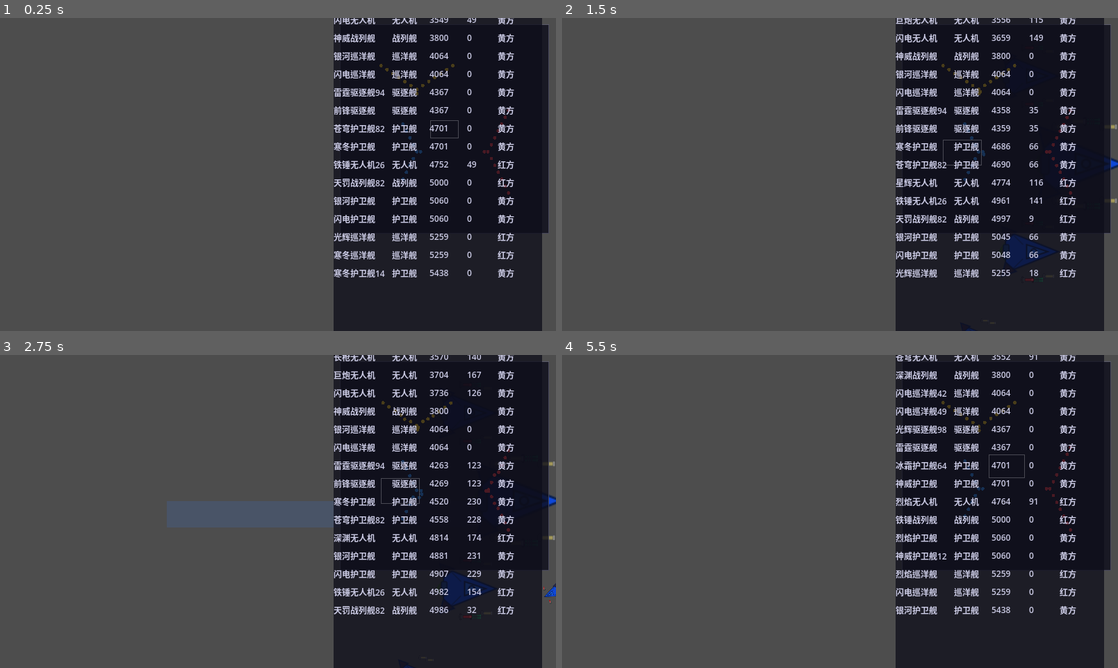
Above: before the commit, frames 1-4 (two rows, left to right).
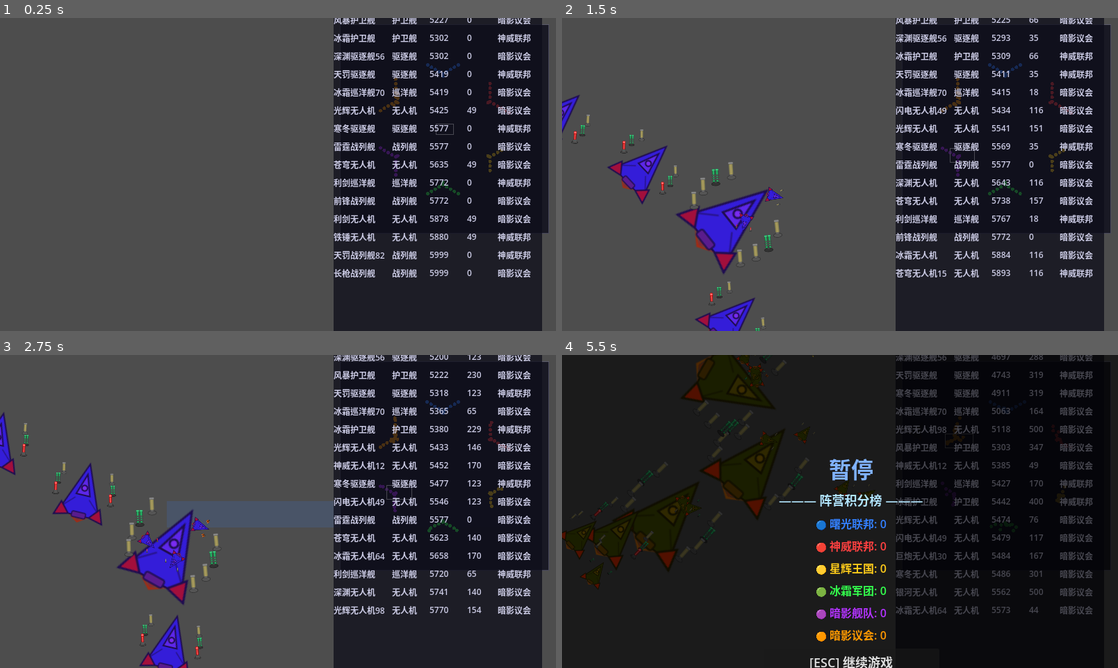
Above: after the commit, the same moments.

Repository: ZhanXuzhao/SpaceRTS
Game: Godot game, scene res://scenes/main.tscn
Same seed, same stepped clock (60 frames per second), same inputs: the game is played once before the commit and once after it.
Inputs (mouse positions are in pixels of both pictures, inside the frame that each line leads up to):
- Up to frame 1 (0.25 s): no input
- Up to frame 2 (1.5 s): click (1001, 21) at 0.52 s; tap Enter at 1.25 s; move the mouse to (962, 158) at 1.27 s; hold W from 1.28 s (still down); tap R at 1.35 s; click (962, 158) at 1.42 s
- Up to frame 3 (2.75 s): release W at 2 s; drag from (166, 527) to (517, 502) at 2.02 s
- Up to frame 4 (5.5 s): move the mouse to (895, 442) at 2.77 s; hold W 2.78-3.5 s; tap H at 2.85 s; click (895, 442) at 2.92 s; drag from (812, 574) to (956, 473) at 3.52 s; move the mouse to (1006, 558) at 4.27 s; hold A 4.28-5 s; tap G at 4.35 s; click (1006, 558) at 4.42 s; tap Escape at 4.9 s; click (840, 561) at 5 s, where only the run before the commit has a clickable "[R] 重新开始"

The runs differ from the first frame. In frame 1, 5.4% of the frame differs, in the area x 60-96%, y 0-84%; in frame 2, 10%; in frame 3, 11%; in frame 4, 78%, in the area x 0-100%, y 0-100%.

Commit message:
Team 改用字符串，阵营数量不限；阵营名随机生成，颜色循环分配

Diff:
--- a/game_config.gd
+++ b/game_config.gd
@@ -93,4 +93,9 @@
 # ===== 阵营配置 =====
 ## 二维数组：[[随机船, 护卫舰, 驱逐舰, 巡洋舰, 战列舰], ...]
 ## a.length = 阵营数量，a[0] = 玩家阵营，其余为AI阵营
-static var faction_config: Array = [[0, 4, 2, 2, 1], [0, 8, 2, 2, 1], [0, 8, 2, 2, 1]]
+static var faction_0 = [10, 0, 0, 0, 0]
+static var faction_1 = [0, 2, 2, 2, 1]
+static var faction_2 = [0, 2, 4, 2, 1]
+static var faction_3 = [0, 2, 2, 4, 1]
+static var faction_4 = [0, 2, 2, 2, 4]
+static var faction_config: Array = [[0, 4, 2, 2, 1],faction_0, faction_1, faction_2, faction_3, faction_4]
--- a/scripts/ai_controller.gd
+++ b/scripts/ai_controller.gd
@@ -8,13 +8,13 @@
 enum TargetPref { SMALL_FIRST, BIG_FIRST, THREAT_FOCUS }
 
 var all_units: Array[Unit] = []
-var _my_team: Unit.Team
+var _my_team: String = ""
 var _target_pref: TargetPref = TargetPref.SMALL_FIRST
 var _decision_timer: float = 0.0
 const DECISION_INTERVAL: float = 1.0
 
 
-func init(units: Array[Unit], team: Unit.Team, pref: TargetPref) -> void:
+func init(units: Array[Unit], team: String, pref: TargetPref) -> void:
 	all_units = units
 	_my_team = team
 	_target_pref = pref
@@ -50,8 +50,8 @@
 # ----- 战场评估 -----
 
 ## 根据策略选择目标阵营
-func _evaluate_battlefield() -> Unit.Team:
-	var score: Dictionary = {}  # Team → score
+func _evaluate_battlefield() -> String:
+	var score: Dictionary = {}  # team_name → score
 
 	for unit in all_units:
 		if not is_instance_valid(unit) or unit.hull <= 0:
@@ -68,7 +68,7 @@
 			var total = score.get(unit.team, 0.0)
 			score[unit.team] = total + unit.shield + unit.hull
 
-	var best_team := Unit.Team.RED
+	var best_team := ""
 	var best_score := -INF
 	for team in score:
 		if score[team] > best_score:
@@ -103,7 +103,7 @@
 
 
 ## 从指定阵营中按船型优先级选择目标，若无目标则尝试其他敌方阵营
-func _select_target(unit, focus_team: Unit.Team) -> void:
+func _select_target(unit, focus_team: String) -> void:
 	var has_offensive = _get_approach_range(unit) > 0
 	if not has_offensive:
 		if not unit._is_orbit or not is_instance_valid(unit._orbit_target_unit):
@@ -117,10 +117,13 @@
 		unit.attack_target(enemy)
 		return
 
-	# focus_team 全灭 → 攻击剩余敌方阵营
-	for team in [Unit.Team.BLUE, Unit.Team.RED, Unit.Team.YELLOW, Unit.Team.GREEN]:
-		if team == _my_team or team == focus_team:
-			continue
+	# focus_team 全灭 → 从 all_units 收集剩余敌方阵营
+	var enemy_teams: Array = []
+	for u in all_units:
+		if is_instance_valid(u) and u.hull > 0 and u.team != _my_team and u.team != focus_team:
+			if not enemy_teams.has(u.team):
+				enemy_teams.append(u.team)
+	for team in enemy_teams:
 		enemy = _find_best_target(unit, team)
 		if enemy != null:
 			unit.attack_target(enemy)
@@ -128,7 +131,7 @@
 
 
 ## 在指定阵营中按策略选择最佳目标
-func _find_best_target(unit, target_team: Unit.Team) -> Unit:
+func _find_best_target(unit, target_team: String) -> Unit:
 	var best: Unit = null
 	var best_val := -INF if _target_pref == TargetPref.THREAT_FOCUS else INF
 
--- a/scripts/hud.gd
+++ b/scripts/hud.gd
@@ -171,13 +171,12 @@
 		_hide_all(); _speed_indicator.visible = true; return
 
 	# ---- 左下信息面板（VBoxContainer 自动布局）----
-	var team_str = "蓝队" if unit.team == Unit.Team.BLUE else ("红队" if unit.team == Unit.Team.RED else ("黄队" if unit.team == Unit.Team.YELLOW else "绿队"))
 	var cnames := ["无人机", "护卫舰", "驱逐舰", "巡洋舰", "战列舰"]
 	var cls = cnames[Unit._ship_class_tier(unit.class_type)]
 
 	_make_visible()
 
-	_ship_class_label.text = team_str + " " + cls
+	_ship_class_label.text = unit.team + " " + cls
 	var max_speed = int(unit.speed * unit._speed_mult)
 	var raw_speed = unit.velocity.length()
 	_displayed_speed = lerp(_displayed_speed, raw_speed, 0.25)
@@ -492,7 +491,7 @@
 	for unit in main._units:
 		if not is_instance_valid(unit) or unit.hull <= 0:
 			continue
-		if unit.team == Unit.Team.BLUE:
+		if unit.team == main._player_team_name:
 			continue  # 只显示敌方
 		enemies.append(unit)
 
@@ -510,7 +509,7 @@
 	var ref_tier := -1
 	# 1. 从选中单位中找最大船
 	for u in main._selected_units:
-		if not is_instance_valid(u) or u.hull <= 0 or u.team != Unit.Team.BLUE:
+		if not is_instance_valid(u) or u.hull <= 0 or u.team != main._player_team_name:
 			continue
 		var t = Unit._ship_class_tier(u.class_type)
 		if t > ref_tier:
@@ -519,7 +518,7 @@
 	# 2. 如果无选中，从所有友军找
 	if ref_unit == null:
 		for u in main._units:
-			if not is_instance_valid(u) or u.hull <= 0 or u.team != Unit.Team.BLUE:
+			if not is_instance_valid(u) or u.hull <= 0 or u.team != main._player_team_name:
 				continue
 			var t = Unit._ship_class_tier(u.class_type)
 			if t > ref_tier:
@@ -540,7 +539,7 @@
 		else:
 			dist_str = "-"
 		var spd = int(unit.velocity.length())
-		var faction = "红方" if unit.team == Unit.Team.RED else ("黄方" if unit.team == Unit.Team.YELLOW else ("绿方" if unit.team == Unit.Team.GREEN else "蓝方"))
+		var faction = unit.team
 		var type_name = unit.class_name_cn if unit.class_name_cn != "" else Unit.get_class_name_cn(unit.class_type)
 
 		# 可点击行（Button 方便捕获点击，flat 无按钮样式）
--- a/scripts/main.gd
+++ b/scripts/main.gd
@@ -65,32 +65,38 @@
 var _overlay: CanvasLayer
 
 
-# ----- 阵营属性查找表 -----
-const _TEAM_COLORS := {
-	Unit.Team.BLUE: Color(0.2, 0.5, 1.0),
-	Unit.Team.RED: Color(1.0, 0.25, 0.25),
-	Unit.Team.YELLOW: Color(1.0, 0.8, 0.1),
-	Unit.Team.GREEN: Color(0.2, 1.0, 0.3),
-}
-const _TEAM_DIRECTIONS := {
-	Unit.Team.BLUE: Vector2.RIGHT,
-	Unit.Team.RED: Vector2.LEFT,
-	Unit.Team.YELLOW: Vector2.DOWN,
-	Unit.Team.GREEN: Vector2.DOWN,
-}
-## 每个阵营的初始位置（与阵营枚举索引对应）
-const _SPAWN_POSITIONS := {
-	Unit.Team.BLUE: Vector2(1000, 800),
-	Unit.Team.RED: Vector2(6000, 800),
-	Unit.Team.YELLOW: Vector2(1000, -3000),
-	Unit.Team.GREEN: Vector2(6000, -3000),
-}
-const _TEAM_NAMES := {
-	Unit.Team.BLUE: "蓝队",
-	Unit.Team.RED: "红队",
-	Unit.Team.YELLOW: "黄队",
-	Unit.Team.GREEN: "绿队",
-}
+# ----- 阵营属性 -----
+## 颜色调色板（按索引循环分配）
+const _TEAM_COLOR_PALETTE := [
+	Color(0.2, 0.5, 1.0),    # 蓝
+	Color(1.0, 0.25, 0.25),  # 红
+	Color(1.0, 0.8, 0.1),    # 黄
+	Color(0.2, 1.0, 0.3),    # 绿
+	Color(0.7, 0.2, 1.0),    # 紫
+	Color(1.0, 0.6, 0.0),    # 橙
+	Color(0.0, 1.0, 1.0),    # 青
+	Color(1.0, 1.0, 1.0),    # 白
+	Color(1.0, 0.4, 0.7),    # 粉
+	Color(0.4, 1.0, 0.2),    # 柠
+]
+## 阵营名随机生成词库
+const _FACTION_NAME_PREFIX := ["星辉","暗影","极光","深渊","苍穹","烈焰","冰霜","雷霆","风暴","铁血","神威","天罚","银河","曙光","永恒","混沌","星云","猩红"]
+const _FACTION_NAME_SUFFIX := ["军团","舰队","联盟","帝国","联邦","集团","议会","王国","战盟"]
+
+## 正多边形布局参数：中心点、边长
+const _POLYGON_CENTER := Vector2(3500, -600)
+const _SIDE_LENGTH := 6000.0
+
+## 随机生成阵营名称
+static func _generate_faction_name() -> String:
+	return _FACTION_NAME_PREFIX[randi() % _FACTION_NAME_PREFIX.size()] \
+		+ _FACTION_NAME_SUFFIX[randi() % _FACTION_NAME_SUFFIX.size()]
+
+## 当前局生成的阵营数据（索引=阵营序号）
+var faction_team_names: Array[String] = []
+var faction_team_colors: Array[Color] = []
+## 玩家阵营名（faction_team_names[0] 的快捷引用）
+var _player_team_name: String = ""
 
 
 func _ready() -> void:
@@ -207,7 +213,7 @@
 
 
 func _check_game_over() -> void:
-	var alive: Dictionary = {}  # Team → count
+	var alive: Dictionary = {}  # team_name → count
 	for unit in _units:
 		if not is_instance_valid(unit) or unit.hull <= 0:
 			continue
@@ -217,8 +223,7 @@
 	if alive.keys().size() <= 1:
 		_game_over = true
 		if alive.size() == 1:
-			var surviving_team = alive.keys()[0]
-			_winner = _team_to_name(surviving_team)
+			_winner = alive.keys()[0] as String
 		else:
 			_winner = "无"
 		_overlay.show(); _overlay.build_menu()
@@ -323,7 +328,7 @@
 				for unit in _units:
 					if not is_instance_valid(unit):
 						continue
-					if unit.team == Unit.Team.BLUE and unit.hull > 0:
+					if unit.team == _player_team_name and unit.hull > 0:
 						unit.is_selected = true
 						_selected_units.append(unit)
 				_attack_cursor_mode = false
@@ -508,7 +513,7 @@
 		# 减速：查找目标（任何非蓝方单位）
 		var target: Unit = null
 		for unit in _units:
-			if not is_instance_valid(unit) or unit.hull <= 0 or unit.team == Unit.Team.BLUE:
+			if not is_instance_valid(unit) or unit.hull <= 0 or unit.team == _player_team_name:
 				continue
 			var size = unit.collision_shape.shape.size
 			var half = size / 2
@@ -560,7 +565,7 @@
 		# 右键 → 攻击该单位
 		var shift_held = Input.is_key_pressed(KEY_SHIFT)
 		for u in _selected_units:
-			if is_instance_valid(u) and u.hull > 0 and u.team == Unit.Team.BLUE:
+			if is_instance_valid(u) and u.hull > 0 and u.team == _player_team_name:
 				if shift_held:
 					u.queue_attack_target(unit)
 				else:
@@ -656,7 +661,7 @@
 	# 不能控制敌方单位
 	_selected_units = _selected_units.filter(func(u): return is_instance_valid(u) and u.hull > 0)
 	for u in _selected_units:
-		if not is_instance_valid(u) or u.hull <= 0 or u.team != Unit.Team.BLUE:
+		if not is_instance_valid(u) or u.hull <= 0 or u.team != _player_team_name:
 			return
 	var enemy = _find_enemy_at_world(world_pos)
 	var shift_held = Input.is_key_pressed(KEY_SHIFT)
@@ -682,13 +687,12 @@
 		_AI_CTL_SCRIPT.TargetPref.BIG_FIRST,
 		_AI_CTL_SCRIPT.TargetPref.THREAT_FOCUS,
 	]
-	var max_teams = 4
-	var count = mini(GameConfig.faction_config.size(), max_teams)
+	var count = mini(GameConfig.faction_config.size(), 999)
 	for i in range(1, count):
-		var team = _index_to_team(i)
+		var team_name = faction_team_names[i]
 		var pref = prefs[randi() % prefs.size()]
 		var ai = _AI_CTL_SCRIPT.new()
-		ai.init(_units, team, pref)
+		ai.init(_units, team_name, pref)
 		add_child(ai)
 		_ai_controllers.append(ai)
 
@@ -707,7 +711,7 @@
 
 func _find_enemy_at_world(world_pos: Vector2) -> Unit:
 	for unit in _units:
-		if not is_instance_valid(unit) or unit.team == Unit.Team.BLUE:
+		if not is_instance_valid(unit) or unit.team == _player_team_name:
 			continue
 		if unit.hull <= 0:
 			continue
@@ -719,18 +723,7 @@
 	return null
 
 
-## 阵营索引 → Team 枚举（最多支持4个阵营）
-static func _index_to_team(index: int) -> Unit.Team:
-	match index:
-		0: return Unit.Team.BLUE
-		1: return Unit.Team.RED
-		2: return Unit.Team.YELLOW
-		3: return Unit.Team.GREEN
-	return Unit.Team.BLUE
-
-## Team 枚举 → 中文阵营名
-static func _team_to_name(team: Unit.Team) -> String:
-	return _TEAM_NAMES.get(team, "未知")
+
 
 
 func _draw_overlay() -> void:
@@ -740,7 +733,7 @@
 	if _game_over:
 		draw_rect(Rect2(Vector2.ZERO, vsize), Color(0, 0, 0, 0.65), true)
 		var center = vsize / 2
-		var is_victory = _winner == _team_to_name(Unit.Team.BLUE)
+		var is_victory = _winner == _player_team_name
 		var title = "胜利" if is_victory else "失败"
 		var title_color = Color(0.3, 1.0, 0.5) if is_victory else Color(1.0, 0.3, 0.3)
 		var font = ThemeDB.fallback_font
@@ -877,7 +870,7 @@
 					for u in _units:
 						if not is_instance_valid(u):
 							continue
-						if u.team == Unit.Team.BLUE and u.class_type == unit.class_type:
+						if u.team == _player_team_name and u.class_type == unit.class_type:
 							u.is_selected = true
 							_selected_units.append(u)
 				else:
@@ -891,7 +884,7 @@
 		return
 
 	for unit in _units:
-		if not is_instance_valid(unit) or unit.team != Unit.Team.BLUE:
+		if not is_instance_valid(unit) or unit.team != _player_team_name:
 			continue
 		if drag_rect.has_point(unit.global_position):
 			if not unit.is_selected:
@@ -930,14 +923,29 @@
 	Unit.team_scores.clear()
 	Unit.reset_weapon_stats()
 
-	# 根据 GameConfig.faction_config 动态生成阵营
-	var max_teams = 4
-	var count = mini(GameConfig.faction_config.size(), max_teams)
+	# 根据 GameConfig.faction_config 动态生成阵营（正多边形布局）
+	var count = mini(GameConfig.faction_config.size(), 999)
+	# 生成阵营名和颜色（颜色循环分配）
+	faction_team_names.resize(count)
+	faction_team_colors.resize(count)
 	for i in range(count):
-		var team = _index_to_team(i)
+		faction_team_names[i] = _generate_faction_name()
+		faction_team_colors[i] = _TEAM_COLOR_PALETTE[i % _TEAM_COLOR_PALETTE.size()]
+	_player_team_name = faction_team_names[0]
+	Unit.player_team_name = _player_team_name
+	Unit.team_color_map.clear()
+	for i in range(count):
+		Unit.team_color_map[faction_team_names[i]] = faction_team_colors[i]
+
+	var R = _SIDE_LENGTH / (2.0 * sin(PI / count))
+	var start_angle = -PI / 2.0  # 第一个阵营（玩家）在正下方
+	for i in range(count):
+		var team_name = faction_team_names[i]
 		var config: Array = GameConfig.faction_config[i]
-		var pos = _SPAWN_POSITIONS[team]
-		_spawn_fleet(team, pos.x, config, pos.y)
+		var angle = start_angle + i * TAU / count
+		var pos = _POLYGON_CENTER + Vector2(cos(angle), sin(angle)) * R
+		var forward_dir = (_POLYGON_CENTER - pos).normalized()
+		_spawn_fleet(team_name, pos.x, config, pos.y, forward_dir)
 
 	# 镜头缩放到刚好显示所有舰队
 	_fit_camera_to_fleets()
@@ -964,9 +972,13 @@
 	return result
 
 
-func _spawn_fleet(team: Unit.Team, center_x: int, config: Array, center_y: float = 500.0, facing_rotation: float = NAN) -> void:
-	var color = _TEAM_COLORS[team]
-	var forward_dir = _TEAM_DIRECTIONS[team]
+func _spawn_fleet(team: String, center_x: int, config: Array, center_y: float = 500.0, forward_dir: Vector2 = Vector2.RIGHT) -> void:
+	# 根据阵营名查找颜色（从 faction_team_names 反向查找索引）
+	var color = Color.WHITE
+	for i in faction_team_names.size():
+		if faction_team_names[i] == team:
+			color = faction_team_colors[i]
+			break
 	var y_center = center_y
 
 	# 解析配置并排序
@@ -977,7 +989,7 @@
 	var backward = -forward_dir
 	var wing_up   = backward.rotated( half_angle)
 	var wing_down = backward.rotated(-half_angle)
-	var v_rotation = forward_dir.angle() if is_nan(facing_rotation) else facing_rotation
+	var v_rotation = forward_dir.angle()
 
 	# 中心（V 字尖端）：最大的船
 	var center_sc = ship_classes[0]
@@ -1042,7 +1054,7 @@
 			_camera.position = target.global_position
 
 
-func _create_unit(team: Unit.Team, class_type: Unit.ShipClass, unit_color: Color) -> Unit:
+func _create_unit(team: String, class_type: Unit.ShipClass, unit_color: Color) -> Unit:
 	var unit: Unit = unit_scene.instantiate()
 	unit.class_type = class_type
 	unit.team = team
--- a/scripts/minimap.gd
+++ b/scripts/minimap.gd
@@ -77,12 +77,7 @@
 		var mm_pos = _world_to_minimap(unit.global_position, map_pos)
 		if not map_rect.has_point(mm_pos):
 			continue
-		var color: Color
-		match unit.team:
-			Unit.Team.BLUE: color = Color(0.2, 0.6, 1.0)
-			Unit.Team.RED: color = Color(1.0, 0.25, 0.25)
-			Unit.Team.YELLOW: color = Color(1.0, 0.8, 0.1)
-			Unit.Team.GREEN: color = Color(0.2, 1.0, 0.3)
+		var color = Unit.team_color_map.get(unit.team, Color.WHITE)
 		if unit.is_selected:
 			color = Color(0.2, 1.0, 0.4)
 		draw_circle(mm_pos, 2.5, color)
--- a/scripts/overlay.gd
+++ b/scripts/overlay.gd
@@ -10,31 +10,12 @@
 var _subtitle: Label
 var _resume_btn: Button
 
-# 积分榜
+# 阵营图标（按索引循环）
+const _TEAM_ICONS := ["🔵","🔴","🟡","🟢","🟣","🟠","🔷","⚪","🩷","💚"]
+
+# 积分榜 & DPS
 var _scoreboard_entries: Array[Label] = []
-
-# 阵营显示配置
-const TEAM_ICONS := {
-	Unit.Team.BLUE: "🔵",
-	Unit.Team.RED: "🔴",
-	Unit.Team.YELLOW: "🟡",
-	Unit.Team.GREEN: "🟢",
-}
-const TEAM_NAMES := {
-	Unit.Team.BLUE: "蓝队",
-	Unit.Team.RED: "红队",
-	Unit.Team.YELLOW: "黄队",
-	Unit.Team.GREEN: "绿队",
-}
-const TEAM_COLORS := {
-	Unit.Team.BLUE: Color(0.2, 0.5, 1.0),
-	Unit.Team.RED: Color(1.0, 0.25, 0.25),
-	Unit.Team.YELLOW: Color(1.0, 0.8, 0.1),
-	Unit.Team.GREEN: Color(0.2, 1.0, 0.3),
-}
-
-# DPS 显示
-var _dps_entries: Array[Label] = []  # 每阵营一行
+var _dps_entries: Array[Label] = []
 const WEAPON_NAMES := {
 	Weapon.WeaponType.BULLET: "子弹",
 	Weapon.WeaponType.MISSILE: "导弹",
@@ -58,12 +39,12 @@
 	_bg.visible = false
 	_menu.visible = false
 
-	# 构建积分榜标签
-	_build_scoreboard_labels()
+	# 构建积分榜标签（仅标题，具体行由 build_menu 动态创建）
+	_build_scoreboard_headers()
 
 
-func _build_scoreboard_labels() -> void:
-	"""在菜单中创建积分榜标签"""
+func _build_scoreboard_headers() -> void:
+	"""创建积分榜和 DPS 的标题行（不含具体阵营行）"""
 	var header = Label.new()
 	header.name = "ScoreHeader"
 	header.text = "——— 阵营积分榜 ———"
@@ -71,19 +52,8 @@
 	header.add_theme_color_override("font_color", Color(0.7, 0.9, 1.0))
 	header.horizontal_alignment = HORIZONTAL_ALIGNMENT_CENTER
 	_menu.add_child(header)
-	_menu.move_child(header, 2)  # 放在 Title 和 Subtitle 之后
+	_menu.move_child(header, 2)
 
-	for team in [Unit.Team.BLUE, Unit.Team.RED, Unit.Team.YELLOW, Unit.Team.GREEN]:
-		var lbl = Label.new()
-		lbl.name = "Score_" + TEAM_NAMES[team]
-		lbl.text = TEAM_ICONS[team] + " " + TEAM_NAMES[team] + ": 0"
-		lbl.add_theme_font_size_override("font_size", 16)
-		lbl.add_theme_color_override("font_color", TEAM_COLORS[team])
-		lbl.horizontal_alignment = HORIZONTAL_ALIGNMENT_CENTER
-		_menu.add_child(lbl)
-		_scoreboard_entries.append(lbl)
-
-	# DPS 标题
 	var dps_header = Label.new()
 	dps_header.name = "DpsHeader"
 	dps_header.text = "——— 武器 DPS ———"
@@ -92,16 +62,50 @@
 	dps_header.horizontal_alignment = HORIZONTAL_ALIGNMENT_CENTER
 	_menu.add_child(dps_header)
 
-	# 每阵营一行 DPS
-	for team in [Unit.Team.BLUE, Unit.Team.RED, Unit.Team.YELLOW, Unit.Team.GREEN]:
-		var lbl = Label.new()
-		lbl.name = "Dps_" + TEAM_NAMES[team]
-		lbl.text = TEAM_ICONS[team] + " " + TEAM_NAMES[team] + ": 计算中..."
-		lbl.add_theme_font_size_override("font_size", 14)
-		lbl.add_theme_color_override("font_color", TEAM_COLORS[team].lightened(0.3))
-		lbl.horizontal_alignment = HORIZONTAL_ALIGNMENT_CENTER
-		_menu.add_child(lbl)
-		_dps_entries.append(lbl)
+
+func _clear_team_labels() -> void:
+	"""清除旧的阵营行标签"""
+	for lbl in _scoreboard_entries:
+		lbl.queue_free()
+	_scoreboard_entries.clear()
+	for lbl in _dps_entries:
+		lbl.queue_free()
+	_dps_entries.clear()
+
+
+func _rebuild_team_labels() -> void:
+	"""根据 main 中的 faction_team_names 重建阵营行"""
+	var names: Array[String] = main.faction_team_names
+	var colors: Array[Color] = main.faction_team_colors
+	var dps_header = _menu.get_node("DpsHeader")
+	var score_header = _menu.get_node("ScoreHeader")
+
+	for i in names.size():
+		var team_name = names[i]
+		var icon = _TEAM_ICONS[i % _TEAM_ICONS.size()]
+		var color = colors[i]
+
+		# 积分行（插在 ScoreHeader 之后）
+		var slbl = Label.new()
+		slbl.name = "Score_" + team_name
+		slbl.text = icon + " " + team_name + ": 0"
+		slbl.add_theme_font_size_override("font_size", 16)
+		slbl.add_theme_color_override("font_color", color)
+		slbl.horizontal_alignment = HORIZONTAL_ALIGNMENT_CENTER
+		_menu.add_child(slbl)
+		_menu.move_child(slbl, score_header.get_index() + 1 + i)
+		_scoreboard_entries.append(slbl)
+
+		# DPS 行（插在 DpsHeader 之后）
+		var dlbl = Label.new()
+		dlbl.name = "Dps_" + team_name
+		dlbl.text = icon + " " + team_name + ": 计算中..."
+		dlbl.add_theme_font_size_override("font_size", 14)
+		dlbl.add_theme_color_override("font_color", color.lightened(0.3))
+		dlbl.horizontal_alignment = HORIZONTAL_ALIGNMENT_CENTER
+		_menu.add_child(dlbl)
+		_menu.move_child(dlbl, dps_header.get_index() + 1 + i)
+		_dps_entries.append(dlbl)
 
 
 func build_menu() -> void:
@@ -109,17 +113,17 @@
 	_bg.visible = true
 	_menu.visible = true
 
+	# 重建阵营行（清除旧的，按实际 faction 创建）
+	_clear_team_labels()
+	_rebuild_team_labels()
+
 	# 更新积分榜
 	_update_scoreboard()
 
 	if main._game_over:
-		var is_victory = main._winner == "蓝队"
+		var is_victory = main._winner == main._player_team_name
 		_title.text = "胜利！" if is_victory else "失败！"
 		_title.add_theme_color_override("font_color", Color(0.3, 1.0, 0.5) if is_victory else Color(1.0, 0.3, 0.3))
-		if main._winner == "黄队":
-			_title.add_theme_color_override("font_color", Color(1.0, 0.8, 0.1))
-		if main._winner == "绿队":
-			_title.add_theme_color_override("font_color", Color(0.2, 1.0, 0.3))
 		_subtitle.text = main._winner + "获胜"
 		_subtitle.visible = true
 		_resume_btn.visible = false
@@ -134,32 +138,25 @@
 func _update_scoreboard() -> void:
 	"""刷新积分榜显示"""
 	var scores = Unit.team_scores
-	for lbl in _scoreboard_entries:
-		var team_str = lbl.name.trim_prefix("Score_")
-		var team := Unit.Team.BLUE
-		for t in TEAM_NAMES:
-			if TEAM_NAMES[t] == team_str:
-				team = t
-				break
-		var score = scores.get(team, 0)
-		lbl.text = TEAM_ICONS[team] + " " + TEAM_NAMES[team] + ": " + str(score)
-
-	# 刷新 DPS
 	var dmg_data = Unit.team_weapon_damage
 	var life_data = Unit.team_weapon_lifetime
 	var wt_types = [Weapon.WeaponType.BULLET, Weapon.WeaponType.MISSILE, Weapon.WeaponType.LASER, Weapon.WeaponType.PD]
+
+	for lbl in _scoreboard_entries:
+		var team_name = lbl.name.trim_prefix("Score_")
+		var score = scores.get(team_name, 0)
+		# 从文本中提取图标部分
+		var icon = lbl.text[0] if lbl.text.length() > 0 else ""
+		lbl.text = icon + " " + team_name + ": " + str(score)
+
 	for lbl in _dps_entries:
-		var team_str = lbl.name.trim_prefix("Dps_")
-		var team := Unit.Team.BLUE
-		for t in TEAM_NAMES:
-			if TEAM_NAMES[t] == team_str:
-				team = t
-				break
+		var team_name = lbl.name.trim_prefix("Dps_")
+		var icon = lbl.text[0] if lbl.text.length() > 0 else ""
 		var parts: Array[String] = []
-		parts.append(TEAM_ICONS[team] + " " + TEAM_NAMES[team])
+		parts.append(icon + " " + team_name)
 		for wt in wt_types:
-			var dmg = dmg_data.get(team, {}).get(wt, 0.0)
-			var life = life_data.get(team, {}).get(wt, 0.0)
+			var dmg = dmg_data.get(team_name, {}).get(wt, 0.0)
+			var life = life_data.get(team_name, {}).get(wt, 0.0)
 			var dps = dmg / life if life > 0.0 else 0.0
 			parts.append(WEAPON_NAMES[wt] + " " + str(roundi(dps)))
 		lbl.text = "  ".join(parts)
--- a/scripts/projectile.gd
+++ b/scripts/projectile.gd
@@ -14,7 +14,7 @@
 ## 追踪目标（导弹用）
 var _target_unit: Unit = null
 ## 弹体所属阵营
-var team: Unit.Team
+var team: String = ""
 ## 发射者（用于反击）
 var source: Unit = null
 ## 是否追踪
@@ -84,7 +84,7 @@
 	damage = config.get("damage", 10.0)
 	_direction = config.get("direction", Vector2.RIGHT)
 	_target_unit = config.get("target", null)
-	team = config.get("team", Unit.Team.BLUE)
+	team = config.get("team", "")
 	source = config.get("source", null)
 	is_homing = config.get("is_homing", false)
 	projectile_color = config.get("color", Color.YELLOW)
--- a/scripts/unit.gd
+++ b/scripts/unit.gd
@@ -1,7 +1,12 @@
 class_name Unit
 extends Area2D
 
-enum Team { BLUE, RED, YELLOW, GREEN }
+## 阵营用字符串标识，第一个阵营为玩家，其余为AI
+## 通过 Unit.player_team_name 获取玩家阵营名
+static var player_team_name: String = ""
+## 阵营名 → 颜色映射（由 main 在生成时填充）
+static var team_color_map: Dictionary = {}
+
 enum ShipClass { DRONE, FRIGATE, DESTROYER, CRUISER, BATTLESHIP }
 enum AttackMode { FREE_FIRE, KEEP_DISTANCE, ORBIT_SHOOT }
 
@@ -66,7 +71,8 @@
 ## 缩放后的插槽偏移
 var _slot_offsets_scaled: Array[Vector2] = []
 @export var unit_color: Color = Color(0.2, 0.6, 1.0)
-@export var team: Team = Team.BLUE
+## 阵营名称字符串
+var team: String = ""
 
 # ----- 护盾 & 结构 -----
 @export var max_shield: float = GameConfig.UNIT_MAX_SHIELD
@@ -493,7 +499,7 @@
 ## 已用名称记录，防止重名
 static var _used_names: Array[String] = []
 
-static func record_weapon_damage(which_team: Unit.Team, wtype: Weapon.WeaponType, amount: float) -> void:
+static func record_weapon_damage(which_team: String, wtype: Weapon.WeaponType, amount: float) -> void:
 	var team_dict = team_weapon_damage.get(which_team, {})
 	team_dict[wtype] = team_dict.get(wtype, 0.0) + amount
 	team_weapon_damage[which_team] = team_dict
@@ -815,7 +821,7 @@
 		var lc1: Color
 		var lc2: Color
 		var lc3: Color
-		if team == Team.BLUE:
+		if team == Unit.player_team_name:
 			lc1 = Color(0.15, 0.3, 1.0, 0.25)
 			lc2 = Color(0.2, 0.4, 1.0, 0.7)
 			lc3 = Color(0.6, 0.8, 1.0, 0.4)
